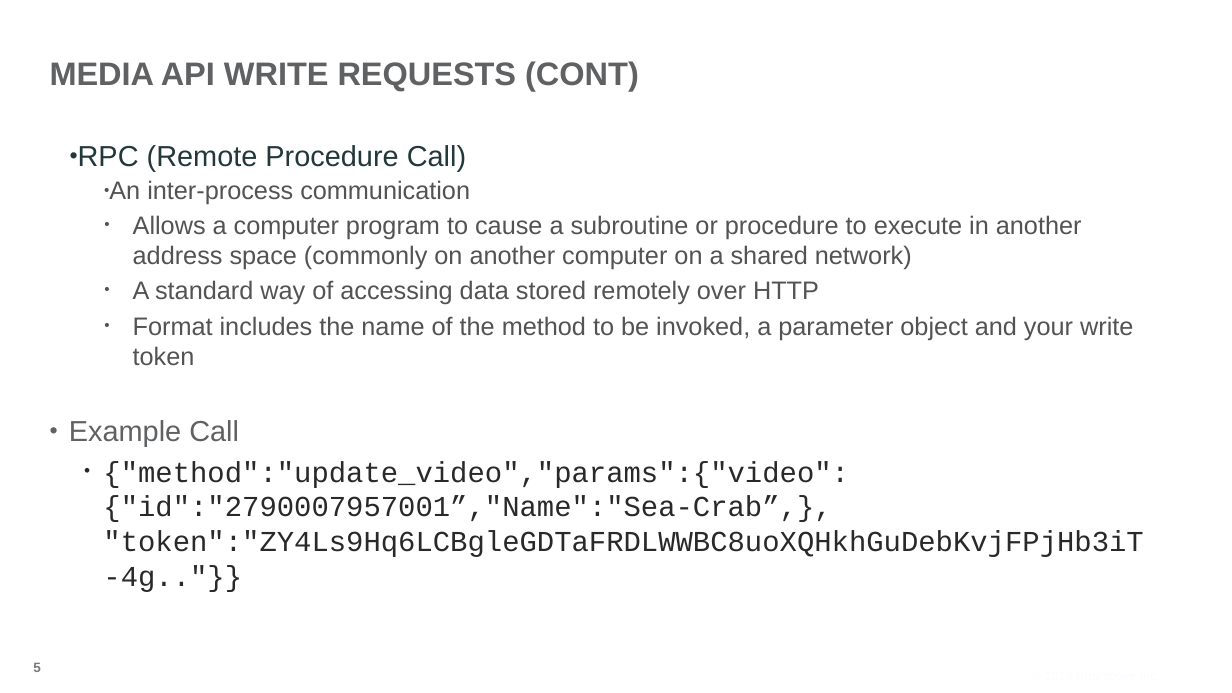
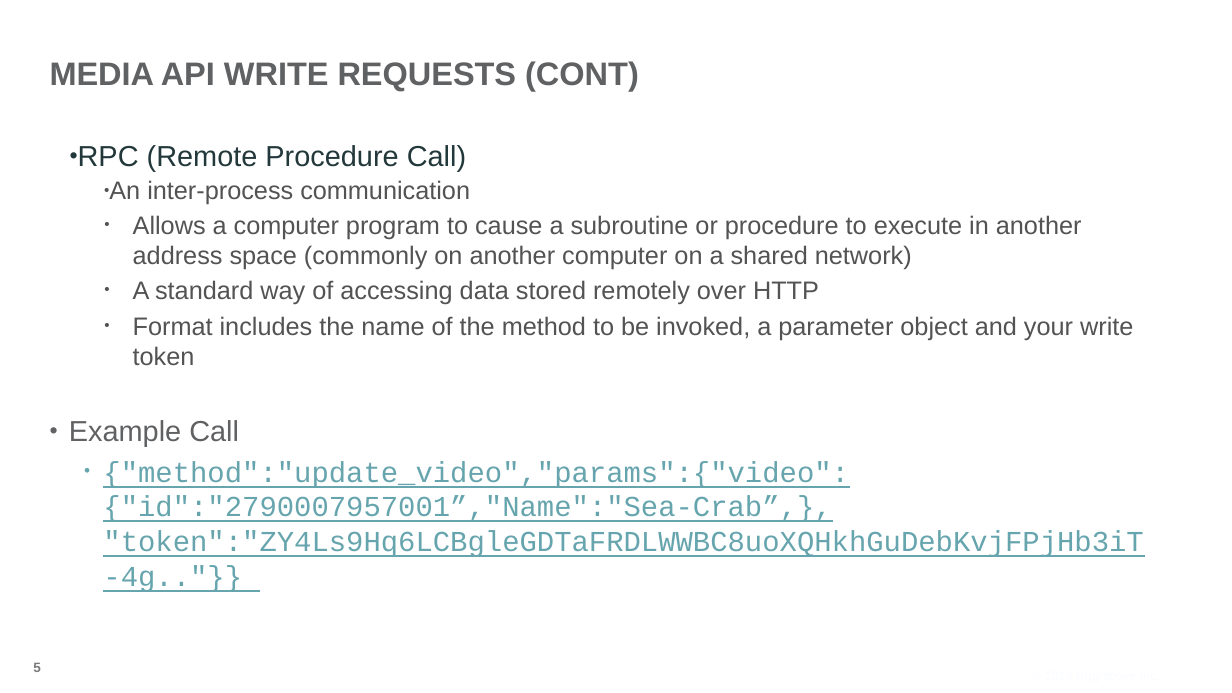
Before and after one commit to BrightcoveLearning/VideoCloudMediaAPI, a slide deck: slide 5 of VideoSessionsMaterials/Introducing.pptx. Drawn at 1232x693 pixels with LibreOffice and Linux fonts; fonts in the diff are those of the drawing; background and template pictures are left out. Boxes give left, top, right and bottom in pixels: in the first picture for what was removed or moved away, otherwise in the second. Text is boxed around its words. In the diff, an @@ line names an element or a change of style, - is before the commit and + after.

Commit message:
updated formatting

```diff
--- a/VideoSessionsMaterials/Introducing.pptx
+++ b/VideoSessionsMaterials/Introducing.pptx
@@ text at <box>103,461,1143,592</box>: text colour #292929 to #67A5AE, underline on in "{"method":"update_video","params":{"video":{"id":"2790007957 ..." @@
```
Also in this commit, not shown: 5 other slides changed.
